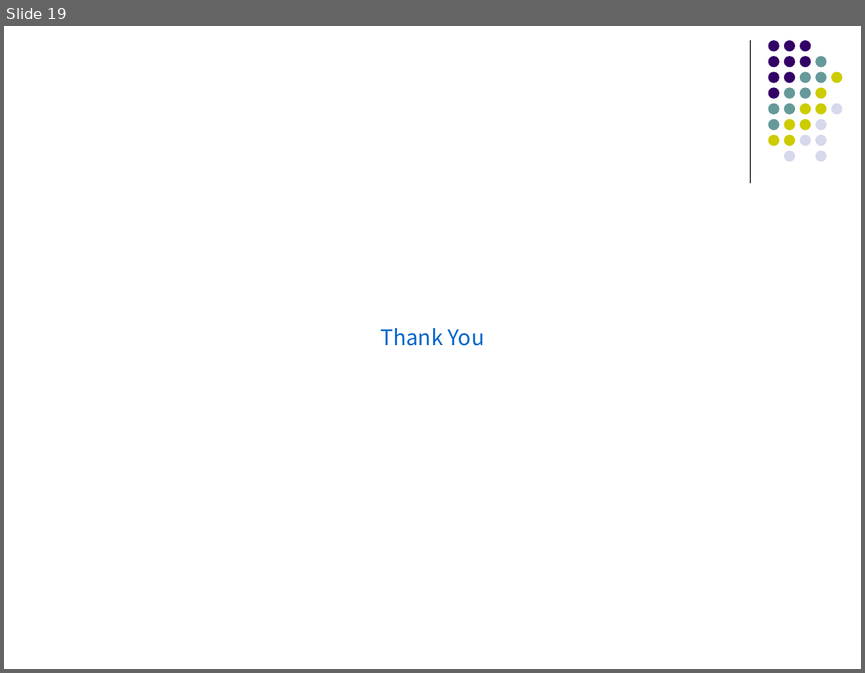
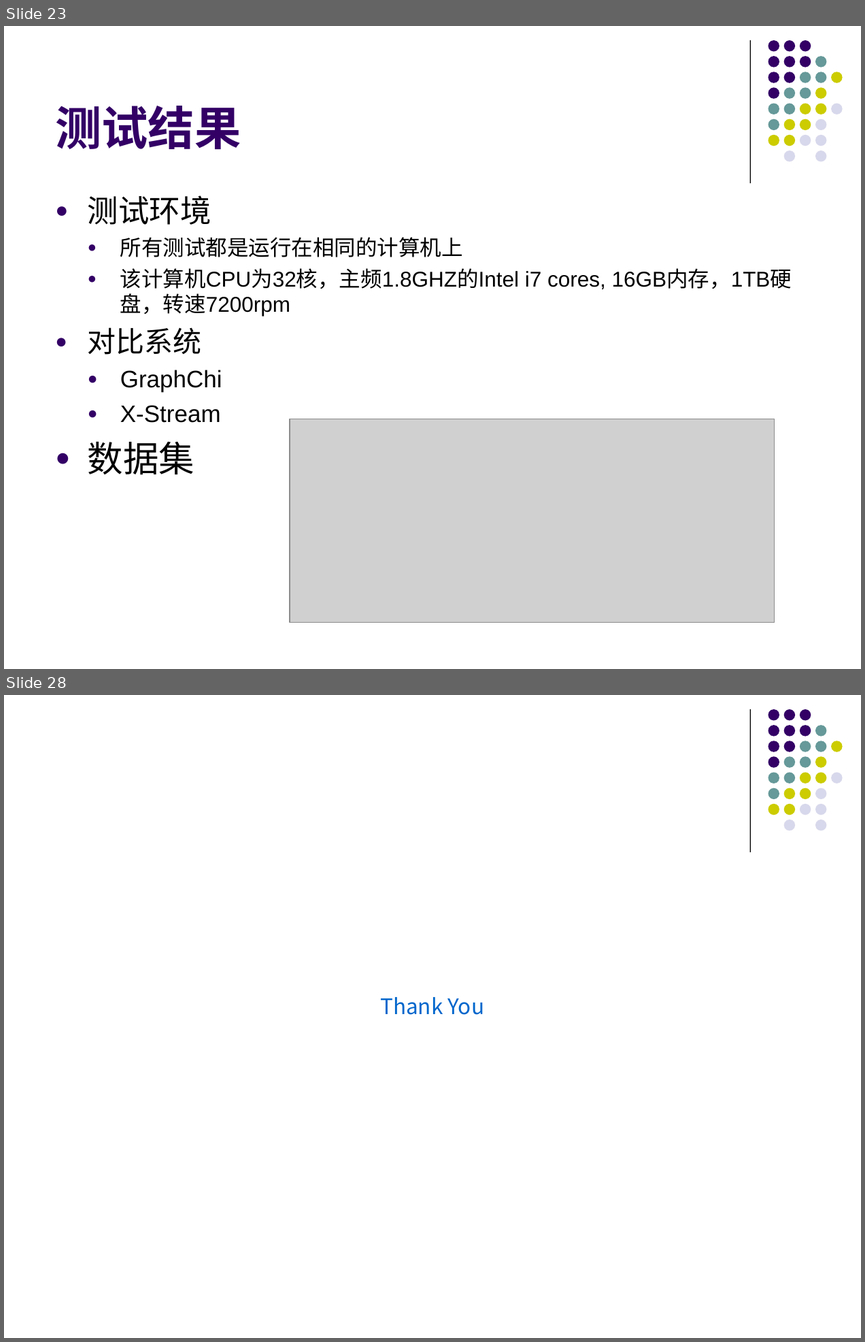
Before and after one commit to gitDangerSnake/dalunwen, a slide deck: graph.ppt. Shown one above the other, each under a label of ours: slide 19 before the commit, slides 23 and 28 after it; the slides between them are not shown. The pictures are 865x673 and 865x1342 pixels, drawn with LibreOffice and Linux fonts; fonts in the diff are those of the drawing; grey boxes stand for pictures. Boxes give left, top, right and bottom in pixels: in the first picture for what was removed or moved away, otherwise in the second. Text is boxed around its words. In the diff, an @@ line names an element or a change of style, - is before the commit and + after.

```diff
--- a/graph.ppt
+++ b/graph.ppt
@@ slide 23 added at <box>4,26,861,669</box>, background #FFFFFF; not listed: 32 template elements that a slide beside it also shows @@
@@ title added at <box>55,106,241,149</box>, 39 pt, text #330066, bold @@
+测试结果
@@ text added at <box>88,195,792,475</box>, 18 pt, text #000000 @@
+● 测试环境
+  ● 所有测试都是运行在相同的计算机上
+  ● 该计算机CPU为32核，主频1.8GHZ的Intel i7 cores, 16GB内存，1TB硬盘，转速7200rpm
+● 对比系统
+  ● GraphChi
+  ● X-Stream
+● 数据集
@@ picture added at <box>290,418,774,622</box> @@
@@ what was slide 19 is now slide 28 @@
```
Also in this commit, not shown: 5 slides changed, 17 other slides added, 9 slides removed, 10 other files.
